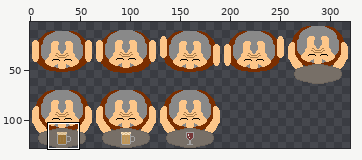
Sprite sheet, stored at Assets/Sprites/InnKeeper.png. Above: a wide view before the commit, with the close-up outlined.
Close-up. Before the commit:
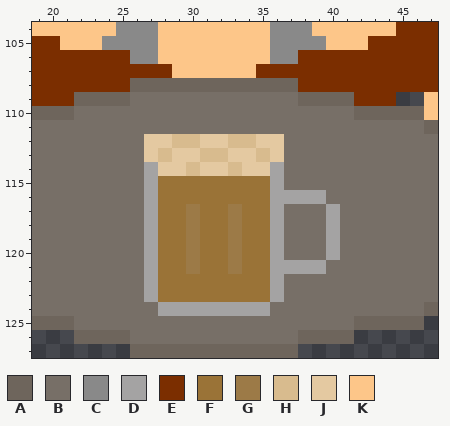
The file is 320x128 pixels. Colours within 5 levels of each other are drawn and written as one. Shown: x 19..47, y 104..127. The wide view leaves out empty margins.
Palette (. is transparent): A #6e655c  B #776f67  C #898989  D #a4a3a3  E #7b2e00  F #9a7337  G #9c7a47  H #d8bb8e  J #e4c9a1  K #fdc689
Once edited:
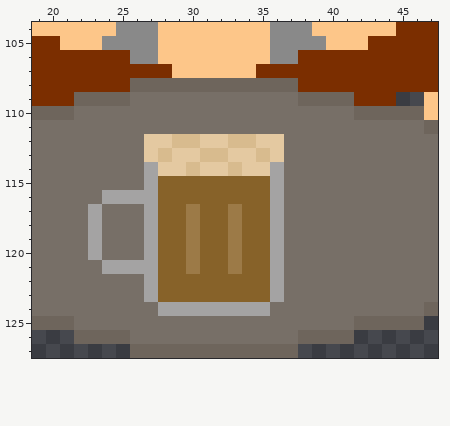
Difference:
@@ palette @@
-F #9a7337
+F #876229
@@ x 19..47 @@
 115 BBBBBBBBDFFFFFFFFDBBBBBBBBBBB
-116 BBBBBBBBDFFFFFFFFDDDDBBBBBBBB
-117 BBBBBBBBDFFGFFGFFDBBBDBBBBBBB
-118 BBBBBBBBDFFGFFGFFDBBBDBBBBBBB
-119 BBBBBBBBDFFGFFGFFDBBBDBBBBBBB
-120 BBBBBBBBDFFGFFGFFDBBBDBBBBBBB
-121 BBBBBBBBDFFGFFGFFDDDDBBBBBBBB
+116 BBBBBDDDDFFFFFFFFDBBBBBBBBBBB
+117 BBBBDBBBDFFGFFGFFDBBBBBBBBBBB
+118 BBBBDBBBDFFGFFGFFDBBBBBBBBBBB
+119 BBBBDBBBDFFGFFGFFDBBBBBBBBBBB
+120 BBBBDBBBDFFGFFGFFDBBBBBBBBBBB
+121 BBBBBDDDDFFGFFGFFDBBBBBBBBBBB
 122 BBBBBBBBDFFFFFFFFDBBBBBBBBBBB
Boxes around the changes in both close-ups, in picture pixels (x1, y1, x2, y2):
changed: (88, 176, 340, 302)
